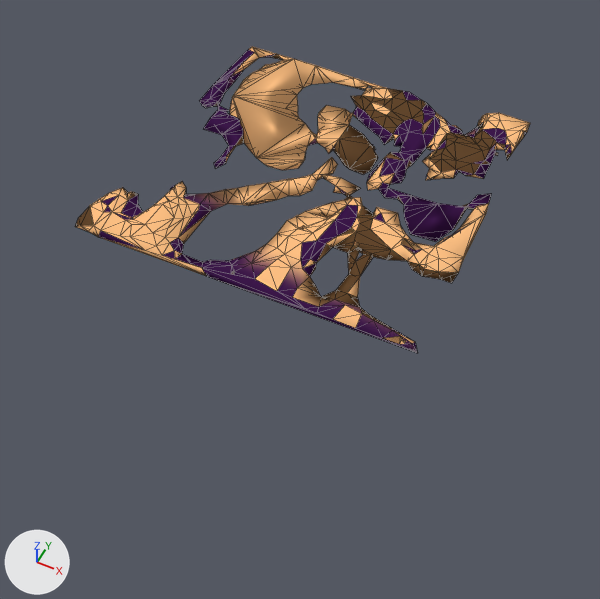
What one commit did to the Blender file Assets/Props/Planterbox/planterbox.blend.
Camera for both pictures: a 50 mm camera at (7.37, -15.94, 14.74) aimed at (-0.17, -0.85, -4.12). The axes (+X, +Y, +Z) are drawn at lower left. The lights are the same throughout. Mesh edges are drawn as thin lines.

Script lines for the objects in view, before the commit:
```python
me_cube = bpy.data.meshes.new('Cube')
me_cube.from_pydata(...)  # 577 vertices, 1028 faces; spans x -5.47..5.47, y -5.47..5.47, z -1.66..0.32
# faces by material slot: [27, 1001]
me_cube.materials.append(mat_material)  # picture img_untitled
me_cube.materials.append(mat_material_004)  # white #e7e7e7
# before: 1 (5.47, 5.47, -1.66), 3 (5.47, -5.47, -1.66), 5 (-5.47, 5.47, -1.66) at pixel (244, 79), 7 (-5.47, -5.47, -1.66)
me_cube_002 = bpy.data.meshes.new('Cube.002')
me_cube_002.from_pydata(...)  # 694 vertices, 1360 faces; spans x -4.63..4.61, y -4.75..4.65, z 3.13..3.77
me_cube_002.polygons.foreach_set('use_smooth', [True] * 1360)
me_cube_002.materials.append(mat_material)  # picture img_untitled
ob_cube = bpy.data.objects.new('Cube', me_cube)
ob_cube.location = (0.0, 0.0, 0.0)
ob_cube.hide_set(True)
ob_cube_001 = bpy.data.objects.new('Cube.001', me_cube_002)
ob_cube_001.location = (0.0, 0.0, -3.18)
```
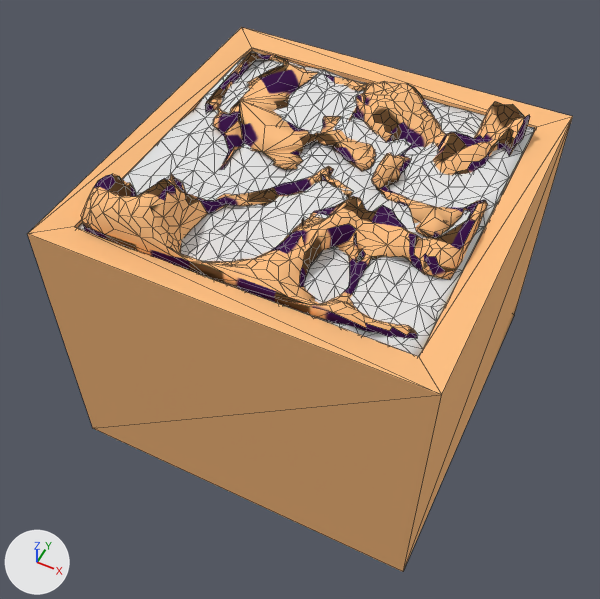
Changed parts and their boxes (x1, y1, x2, y2) in the pictures (600 x 599 px; the box of a moved part takes in the faces that stretch with it):
'Cube', shown (brown)
    after: (28, 27, 573, 572)
'Cube.001', reshaped (7% shorter)
    before: (75, 46, 530, 353)
    after: (81, 53, 530, 338)
part 1 of me_cube, moved or reshaped (not visible before)
    after: (28, 119, 572, 572)

Edits to the bpy script that builds the scene:
```text
Change me_cube:
    where me_cube.from_pydata(...)  # 577 vertices, 1028 faces; spans x -5.47..5.47, y -5.47..5.47, z -1.66..0.32
    used by ob_cube; location = (0.0, 0.0, 0.0)
    me_cube part 1
    add for i in [1, 3, 5, 7]: me_cube.vertices[i].co += Vector((0.0, 0.0, -6.82))
Change me_cube_002:
    used by ob_cube_001; location = (0.0, 0.0, -3.18)
    remove me_cube_002.from_pydata(...)  # 694 vertices, 1360 faces; spans x -4.63..4.61, y -4.75..4.65, z 3.13..3.77
    add me_cube_002.from_pydata(...)  # 1715 vertices, 2197 faces; spans x -4.59..4.57, y -4.75..4.61, z 2.38..4.65
    me_cube_002 part 2: 693 vertices removed from x -4.63..4.61, y -4.75..4.65, z 3.13..3.77; 1714 vertices added at x -4.59..4.57, y -4.75..4.61, z 2.38..4.65
Change ob_cube:
    remove ob_cube.hide_set(True)
```
